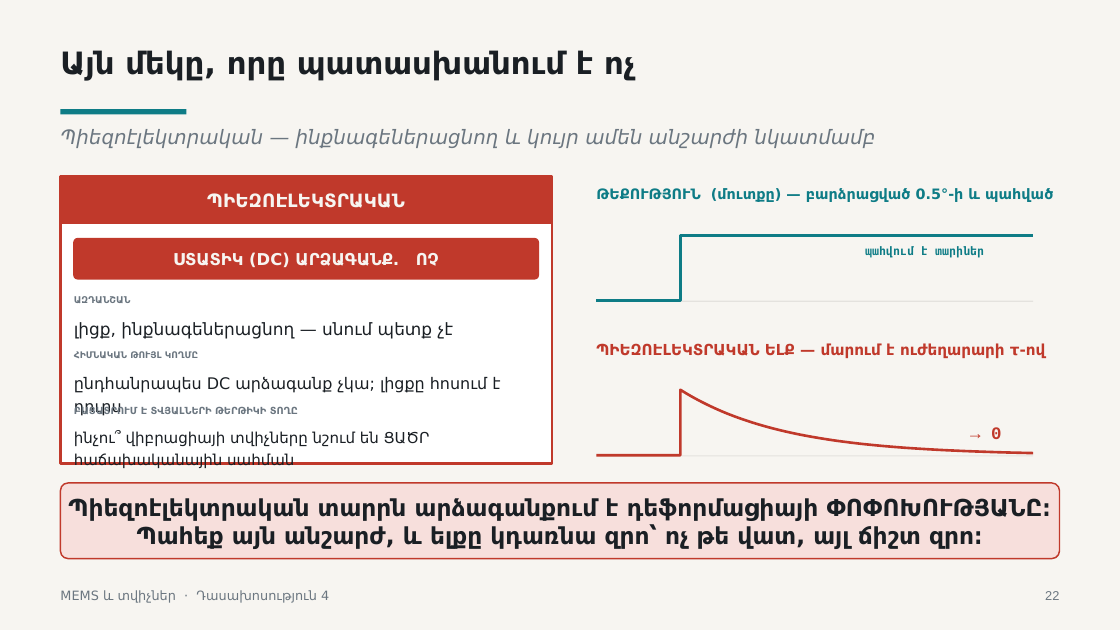
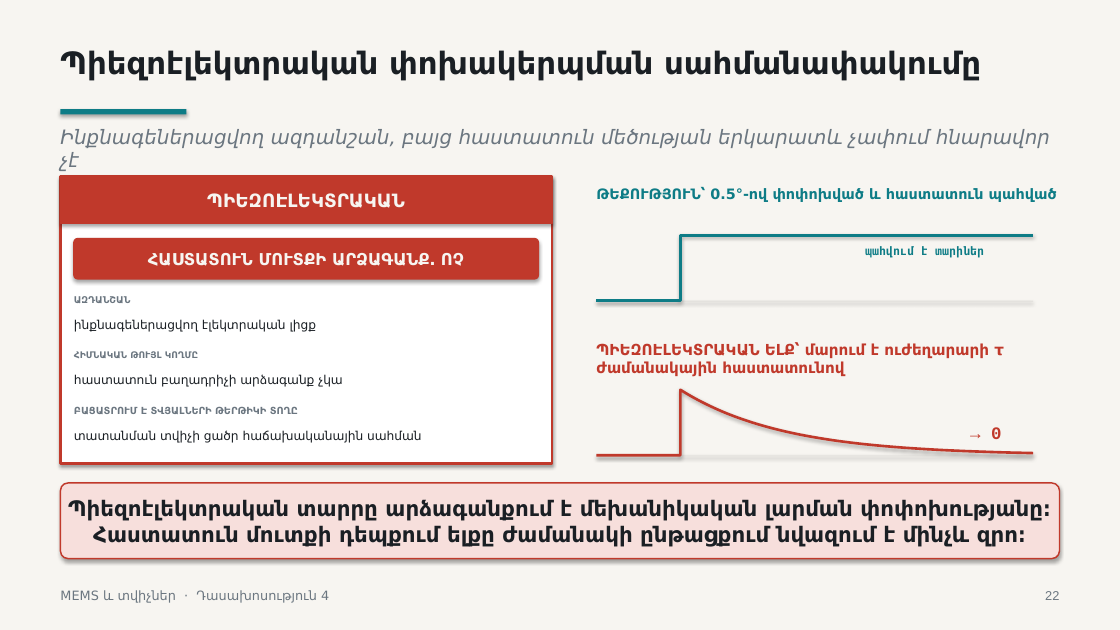
Before and after one commit to Vhovh99/mems-and-sensors-subject, a slide deck: slide 22 of lectures/lecture-04/output/L4-MEMS-structures-transduction-and-packaging-HY.pptx. Drawn at 1120x630 pixels with LibreOffice and Linux fonts; fonts in the diff are those of the drawing. Boxes give left, top, right and bottom in pixels: in the first picture for what was removed or moved away, otherwise in the second. Text is boxed around its words. In the diff, an @@ line names an element or a change of style, - is before the commit and + after.

```diff
--- a/lectures/lecture-04/output/L4-MEMS-structures-transduction-and-packaging-HY.pptx
+++ b/lectures/lecture-04/output/L4-MEMS-structures-transduction-and-packaging-HY.pptx
@@ text at (x1=60, y1=50, x2=981, y2=81): text changed @@
-Այն մեկը, որը պատասխանում է ոչ
+Պիեզոէլեկտրական փոխակերպման սահմանափակումը
@@ text at (x1=60, y1=129, x2=1050, y2=171): text changed @@
-Պիեզոէլեկտրական — ինքնագեներացնող և կույր ամեն անշարժի նկատմամբ
+Ինքնագեներացվող ազդանշան, բայց հաստատուն մեծության երկարատև չափում հնարավոր չէ
@@ text at (x1=596, y1=187, x2=1057, y2=202): text changed @@
-ԹԵՔՈՒԹՅՈՒՆ (մուտքը) — բարձրացված 0.5°-ի և պահված
+ԹԵՔՈՒԹՅՈՒՆ՝ 0.5°-ով փոփոխված և հաստատուն պահված
@@ text in rounded rectangle at (x1=148, y1=253, x2=464, y2=266): text changed @@
-ՍՏԱՏԻԿ (DC) ԱՐՁԱԳԱՆՔ․ ՈՉ
+ՀԱՍՏԱՏՈՒՆ ՄՈՒՏՔԻ ԱՐՁԱԳԱՆՔ․ ՈՉ
@@ text at (x1=74, y1=319, x2=317, y2=332): text changed; size 14.5 to 10.5 pt @@
-լիցք, ինքնագեներացնող — սնում պետք չէ
+ինքնագեներացվող էլեկտրական լիցք
@@ text at (x1=596, y1=342, x2=1004, y2=377): text changed @@
-ՊԻԵԶՈԷԼԵԿՏՐԱԿԱՆ ԵԼՔ — մարում է ուժեղարարի τ-ով
+ՊԻԵԶՈԷԼԵԿՏՐԱԿԱՆ ԵԼՔ՝ մարում է ուժեղարարի τ ժամանակային հաստատունով
@@ text at (x1=74, y1=374, x2=343, y2=387): text changed; size 13.7 to 10.5 pt @@
-ընդհանրապես DC արձագանք չկա; լիցքը հոսում է դուրս
+հաստատուն բաղադրիչի արձագանք չկա
@@ text at (x1=74, y1=430, x2=422, y2=443): text changed; size 12.9 to 10.5 pt @@
-ինչու՞ վիբրացիայի տվիչները նշում են ՑԱԾՐ հաճախականային սահման
+տատանման տվիչի ցածր հաճախականային սահման
@@ shadow on in 10 elements at (x1=60, y1=176, x2=552, y2=223), (x1=0, y1=0, x2=1120, y2=630), (x1=60, y1=109, x2=187, y2=114), (x1=60, y1=176, x2=552, y2=464), (x1=597, y1=301, x2=1033, y2=302), (x1=597, y1=235, x2=1033, y2=301), (x1=597, y1=455, x2=1033, y2=456), (x1=597, y1=390, x2=1033, y2=455), (x1=74, y1=239, x2=539, y2=279), (x1=60, y1=483, x2=1060, y2=559) @@
@@ text in rounded rectangle at (x1=68, y1=499, x2=1051, y2=547): text changed; size 20 to 18.4 pt @@
-Պիեզոէլեկտրական տարրն արձագանքում է դեֆորմացիայի ՓՈՓՈԽՈՒԹՅԱՆԸ։ Պահեք այն անշարժ, և ելքը կդառնա զրո՝ ոչ թե վատ, այլ ճիշտ զրո։
+Պիեզոէլեկտրական տարրը արձագանքում է մեխանիկական լարման փոփոխությանը։ Հաստատուն մուտքի դեպքում ելքը ժամանակի ընթացքում նվազում է մինչև զրո։
```
Also in this commit, not shown: 41 other slides changed, 4 other files.
